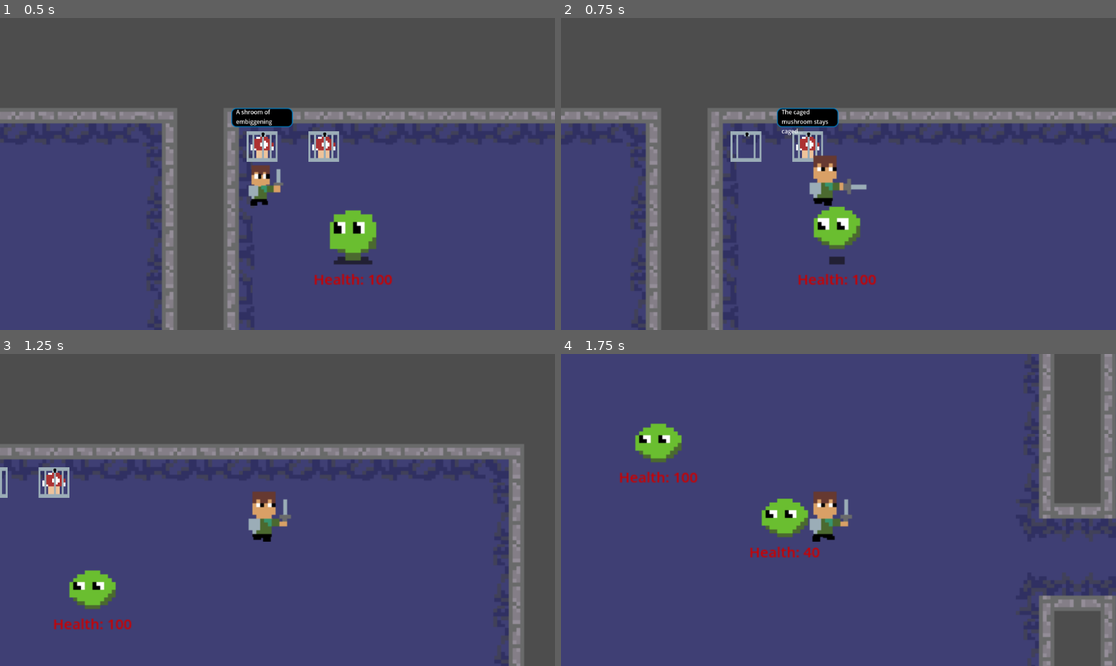
Above: before the commit, frames 1-4 (two rows, left to right).
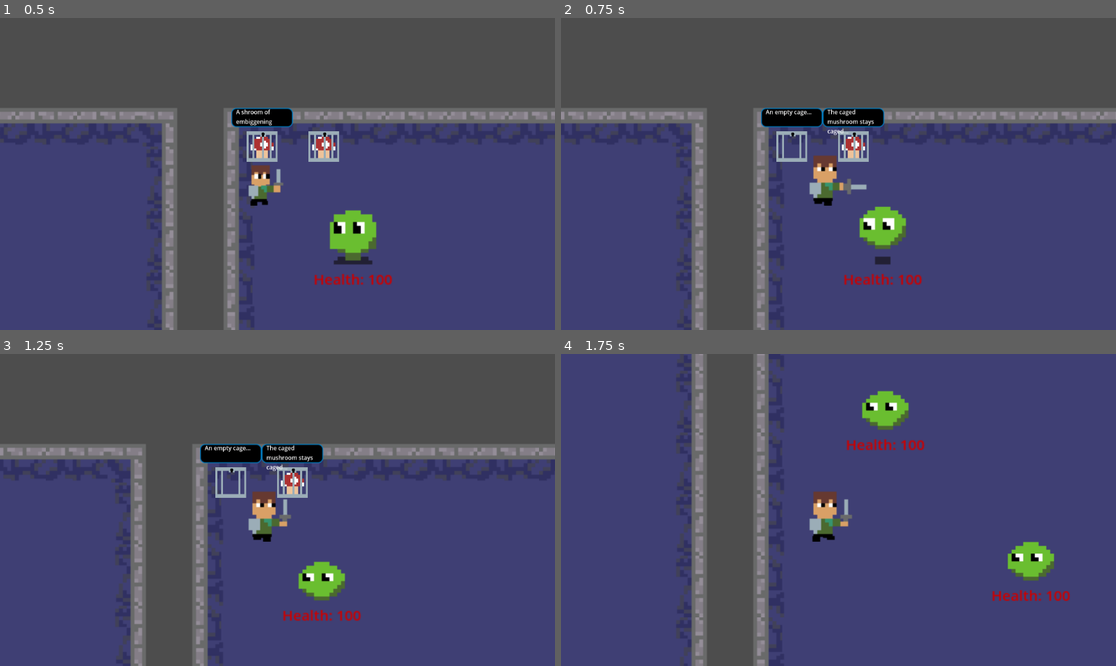
Above: after the commit, the same moments.

Repository: beml201/dungeon_game1
Game: Godot game, scene res://scenes/main.tscn
Same seed, same stepped clock (60 frames per second), same inputs: the game is played once before the commit and once after it.
Inputs (mouse positions are in pixels of both pictures, inside the frame that each line leads up to):
- Up to frame 1 (0.5 s): no input
- Up to frame 2 (0.75 s): move the mouse to (960, 158) at 0.52 s; hold D (right) from 0.53 s (still down); click (960, 158) at 0.6 s
- Up to frame 3 (1.25 s): keep holding D (right)
- Up to frame 4 (1.75 s): move the mouse to (727, 525) at 1.27 s; release D (right) at 1.28 s; hold S (down) from 1.28 s (still down); click (727, 525) at 1.35 s

Frame 1 is identical in both runs. In frame 2, 20% of the frame differs, in the area x 0-100%, y 28-100%; in frame 3, 22%; in frame 4, 30%, in the area x 10-100%, y 0-100%.

Commit message:
added big hitboxes

Diff:
--- a/scripts/sam.gd
+++ b/scripts/sam.gd
@@ -7,6 +7,7 @@
 var health = 100
 var player_alive = true
 var attack_ip = false
+var is_big = false
 #var player_current_attack = false
 #@onready var SpriteChange = load("res://scenes/mushroom.tscn").instantiate()
 func _ready() -> void:
@@ -16,6 +17,18 @@
 func _on_spritechange(event):
 	if event=="EMBIGGEN":
 		$Sprite2D.texture = load("res://assets/animations/lil dude walking.png")
+		$body.position.x = -14.75
+		$body.position.y = 4.75
+		$body.shape.size.x = 28.5
+		$body.shape.size.y = 53.5
+		$hit_box/CollisionShape2D.position.x = -9.158
+		$hit_box/CollisionShape2D.position.y = 7.969
+		$hit_box/CollisionShape2D.shape.radius = 13.5
+		$Sprite2D/SwordHit/sword.shape.size.x = 29
+		$Sprite2D/SwordHit/sword.shape.size.y = 32
+		$Sprite2D/SwordHit/sword.position.x = 18.5
+		$Sprite2D/SwordHit/sword.position.y = 0
+		is_big = true
 	else:
 		$Arm.show()
 
@@ -24,12 +37,19 @@
 	var input_direction = Input.get_vector("left", "right", "up", "down")
 	if input_direction[0] < 0:
 		$Sprite2D.flip_h = true
-		$Sprite2D.position.x = -39
-		$Sprite2D/SwordHit/sword.position.x = -10
+		if is_big:
+			$Sprite2D.position.x = -30
+			$Sprite2D/SwordHit/sword.position.x = -18
+		else:
+			$Sprite2D.position.x = -39
+			$Sprite2D/SwordHit/sword.position.x = -10
 	if input_direction[0] > 0:
 		$Sprite2D.flip_h = false
 		$Sprite2D.position.x = 0
-		$Sprite2D/SwordHit/sword.position.x = 9
+		if is_big:
+			$Sprite2D/SwordHit/sword.position.x = 18.5
+		else:
+			$Sprite2D/SwordHit/sword.position.x = 9
 	velocity = input_direction * speed
 	if velocity != Vector2(0,0):
 		if Global.player_current_attack == true:
